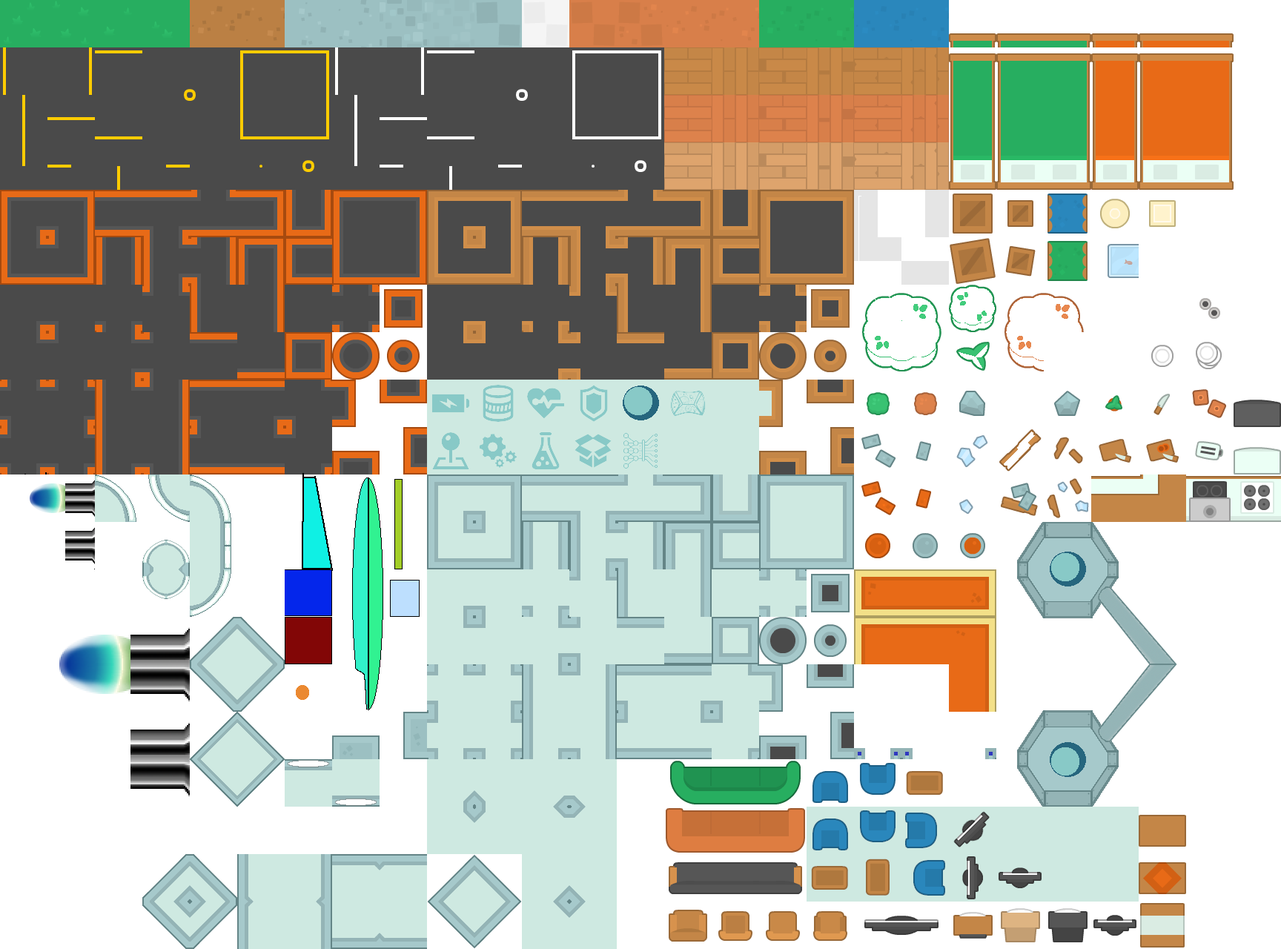
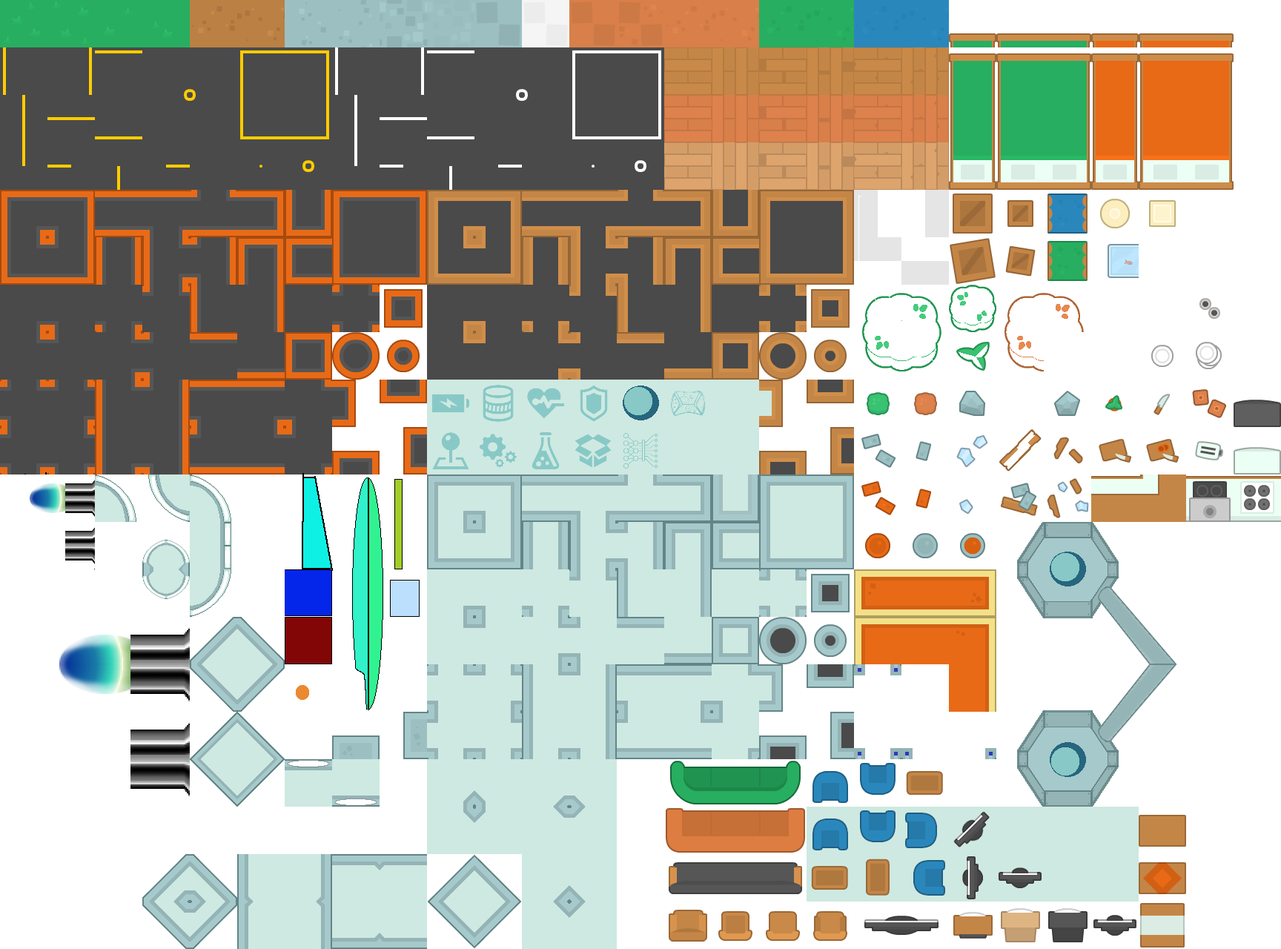
Before/after of a (1281, 949) layered artwork. What changed in the layer stack:
painted on "tilesheet_complete.png" over [180, 664, 902, 918]
